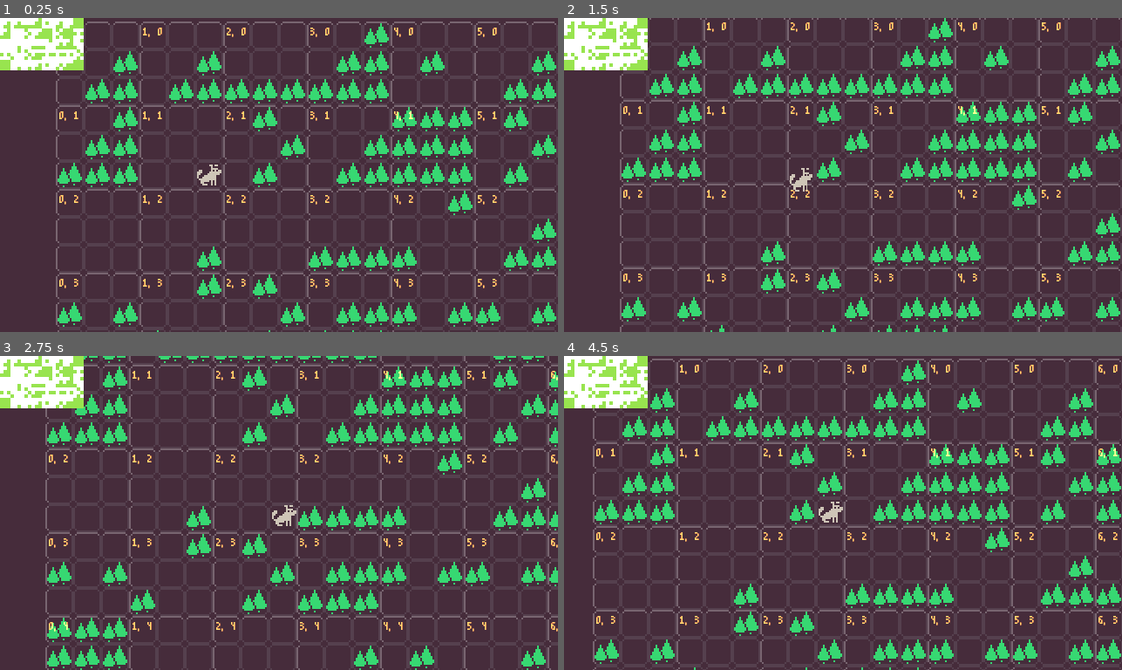
Above: before the commit, frames 1-4 (two rows, left to right).
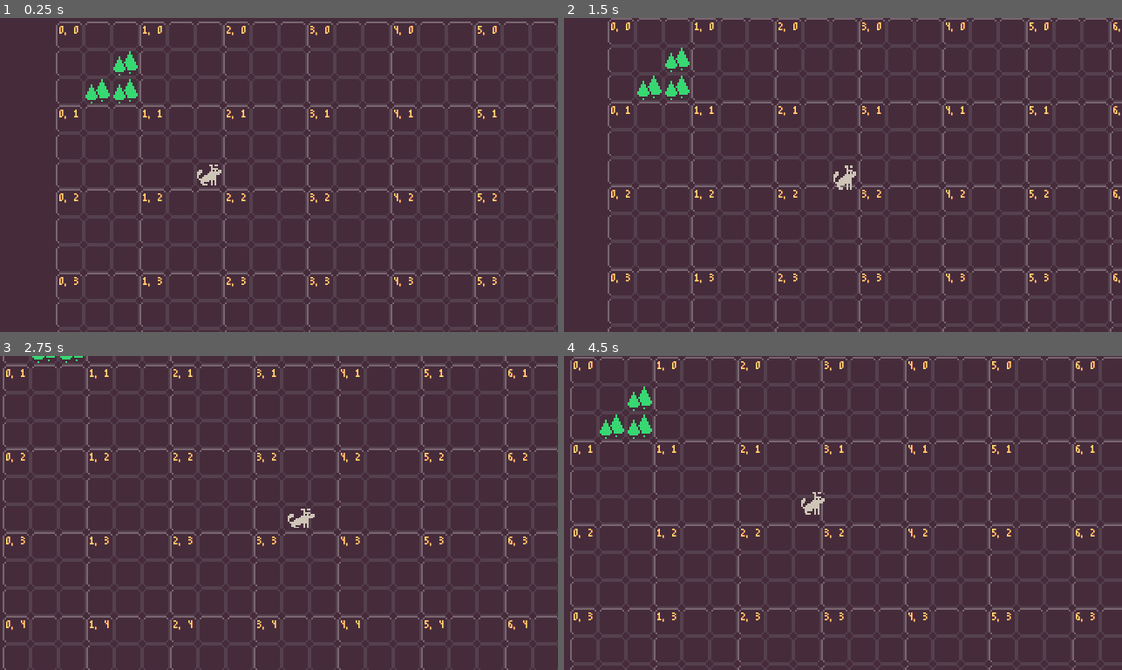
Above: after the commit, the same moments.

Repository: keipaglows/grid-based-prototype
Game: Godot game, scene res://Game.tscn
Two runs of this game, one before a commit and one after it. Both use one fixed random seed, a clock stepped at 60 frames per second and the inputs below.
Inputs:
- Up to frame 1 (0.25 s): no input
- Up to frame 2 (1.5 s): tap Enter at 0.5 s; hold Right (ui_right) 0.53-1.28 s; hold Down (ui_down) from 1.28 s (still down)
- Up to frame 3 (2.75 s): release Down (ui_down) at 2.03 s; hold Right (ui_right) from 2.03 s (still down)
- Up to frame 4 (4.5 s): release Right (ui_right) at 2.78 s; hold Up (ui_up) 2.78-3.53 s; hold Left (ui_left) from 3.53 s (still down)

The runs differ from the first frame. In frame 1, 13% of the frame differs, in the area x 0-100%, y 0-100%; in frame 2, 19%; in frame 3, 19%; in frame 4, 21%.
Error after the commit: Invalid get index 'WITH_RIGHT_SIDE' (on base: 'GDScript'). (res://map_generator/map_generator.gd:46)

Commit message:
RGBG-16 | ImageSection attributes rename

Diff:
--- a/entities/classes/image_section.gd
+++ b/entities/classes/image_section.gd
@@ -9,16 +9,16 @@
 var RIGHT_SIDE: Image
 
 # consts to match two sections
-const WITH_TOP_SIDE = 'TOP_SIDE'
-const WITH_BOTTOM_SIDE = 'BOTTOM_SIDE'
-const WITH_LEFT_SIDE = 'LEFT_SIDE'
-const WITH_RIGHT_SIDE = 'RIGHT_SIDE'
+const AT_TOP_SIDE = 'TOP_SIDE'
+const AT_BOTTOM_SIDE = 'BOTTOM_SIDE'
+const AT_LEFT_SIDE = 'LEFT_SIDE'
+const AT_RIGHT_SIDE = 'RIGHT_SIDE'
 
 var MATCH_SIDE_MAP = {
-	WITH_TOP_SIDE: 'BOTTOM_SIDE',
-	WITH_BOTTOM_SIDE: 'TOP_SIDE',
-	WITH_LEFT_SIDE: 'RIGHT_SIDE',
-	WITH_RIGHT_SIDE: 'LEFT_SIDE'
+	AT_TOP_SIDE: 'BOTTOM_SIDE',
+	AT_BOTTOM_SIDE: 'TOP_SIDE',
+	AT_LEFT_SIDE: 'RIGHT_SIDE',
+	AT_RIGHT_SIDE: 'LEFT_SIDE'
 }
 
 
@@ -36,9 +36,9 @@
 	self.LEFT_SIDE = self.get_rect(Rect2(0, 0, 1, 3))
 	self.RIGHT_SIDE = self.get_rect(Rect2(2, 0, 1, 3))
 
-
-# TODO: store `get_data` value in `*_SIDE` attributes?
+# returns `true` if `matching_side` of `ImageSection` is a match to opposing side of `match_section`
 func has_match(match_section: ImageSection, matching_side: String):
 	var match_section_side = match_section.get(MATCH_SIDE_MAP[matching_side])
 
+	# TODO: store `get_data` value in `*_SIDE` attributes?
 	return self.get(matching_side).get_data() == match_section_side.get_data()
--- a/grid/grid_lines.gd
+++ b/grid/grid_lines.gd
@@ -33,7 +33,7 @@
 							var coordinates_label = ZLabel.new(
 								'%s, %s' % [X / 3, Y / 3],
 								GameGlobals.TILE_WIDTH * X + 2,
-								GameGlobals.TILE_WIDTH * Y
+								GameGlobals.TILE_WIDTH * Y - 1
 							)
 
 							coordinates_label.add_to_scene(self)
--- a/map_generator/map_generator.gd
+++ b/map_generator/map_generator.gd
@@ -81,9 +81,9 @@
 
 func get_whole_section_set(tile_sections: Image):
 	var whole_set = []
-
-	for X in GAME_MAP_SECTIONS_WIDTH:
-		for Y in GAME_MAP_SECTIONS_HEIGHT:
+	# dimensions in sections of `forest.png`
+	for X in 3:
+		for Y in 4:
 			var section = tile_sections.get_rect(
 				Rect2(X * SECTION_SIZE, Y * SECTION_SIZE, SECTION_SIZE, SECTION_SIZE)
 			)
